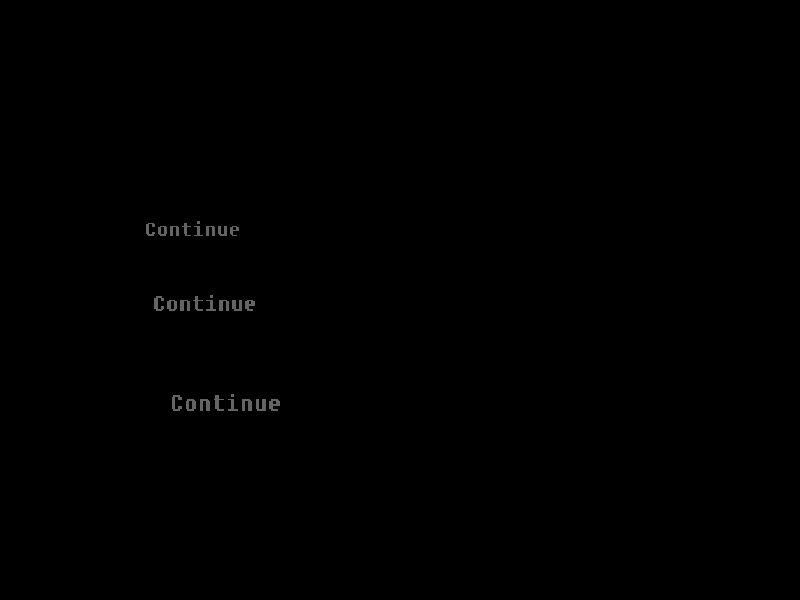
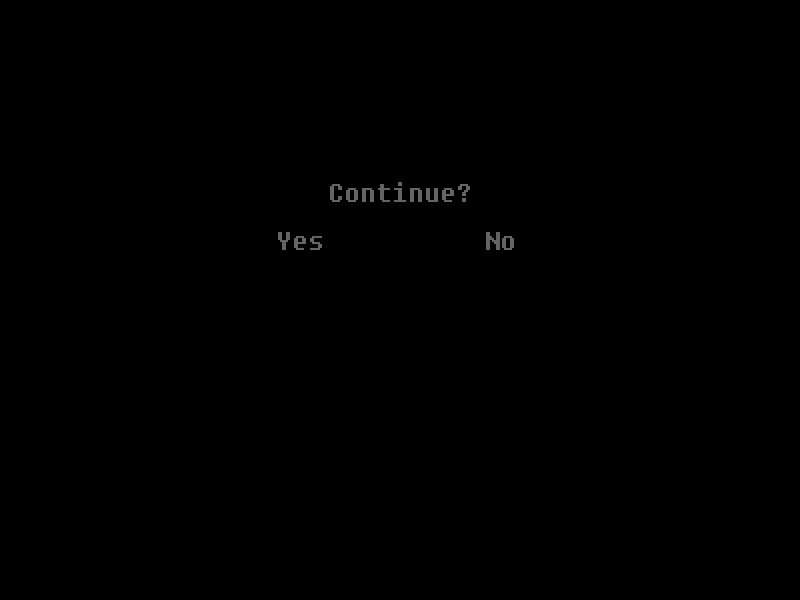
Revision of a layered 800x600 image; what changed, layer by layer:
removed layer "Continue #2" over [172, 394, 280, 411]
removed layer "Continue #1" over [154, 295, 255, 311]
removed layer "Continue" over [146, 221, 239, 236]
added layer "no" above "continue" over [486, 232, 514, 250]
added layer "continue" above "yes" over [330, 182, 470, 202]
added layer "yes" above "Layer #1" over [278, 232, 322, 250]
